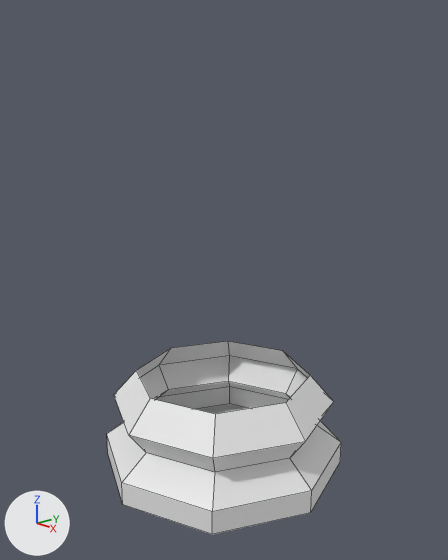
What one commit did to the Blender file chess/low-poly-knight.blend.
The view is the same before and after, from a 50 mm lens placed at (5.37, -4.65, 4.36), pointed at (0.05, -0.02, 2.39). Every picture has the same lights, and +X, +Y and +Z are marked at lower left. Mesh edges are drawn as thin lines.

Names of what the first picture shows: 'Knight'.
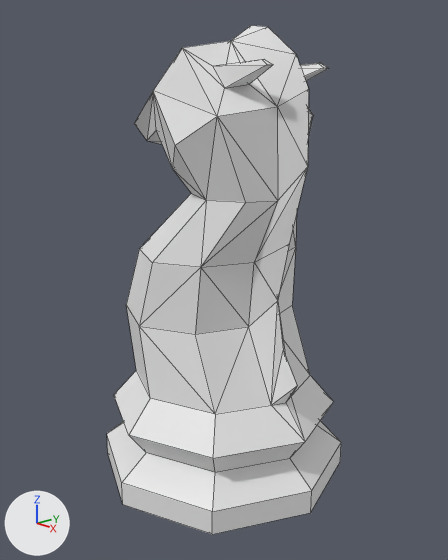
The change, as a diff of the scene's bpy script:
```diff
--- a/chess/low-poly-knight.blend.py
+++ b/chess/low-poly-knight.blend.py
@@ me_knight @@
 # used by ob_knight; location = (0.0, 0.0, 0.0)
-me_knight.from_pydata(...)  # 25 vertices, 17 faces; spans x -1.5..1.5, y -1.5..0.0, z 0.0..1.18
+me_knight.from_pydata(...)  # 121 vertices, 188 faces; spans x -1.5..1.5, y -1.5..1.5, z 0.0..5.14
+# me_knight part 1
+# 2 faces are deleted
+# 96 vertices are added at x -1.3..1.27, y -1.08..1.5, z 0.0..5.14
+# 173 new faces join them
@@ ob_knight @@
 ob_knight.location = (0.0, 0.0, 0.0)
-_m = ob_knight.modifiers.new('Mirror', 'MIRROR')
-_m.use_axis = (False, True, False)
```

Boxes [x1, y1, x2, y2] around the edits, measured in the pictures (448 x 560 px):
'Knight', reshaped, modifiers changed (163% taller): before [107, 341, 341, 534]; after [107, 25, 341, 534]
part 1 of me_knight, built on: before [196, 376, 333, 458]; after [126, 25, 333, 495]
